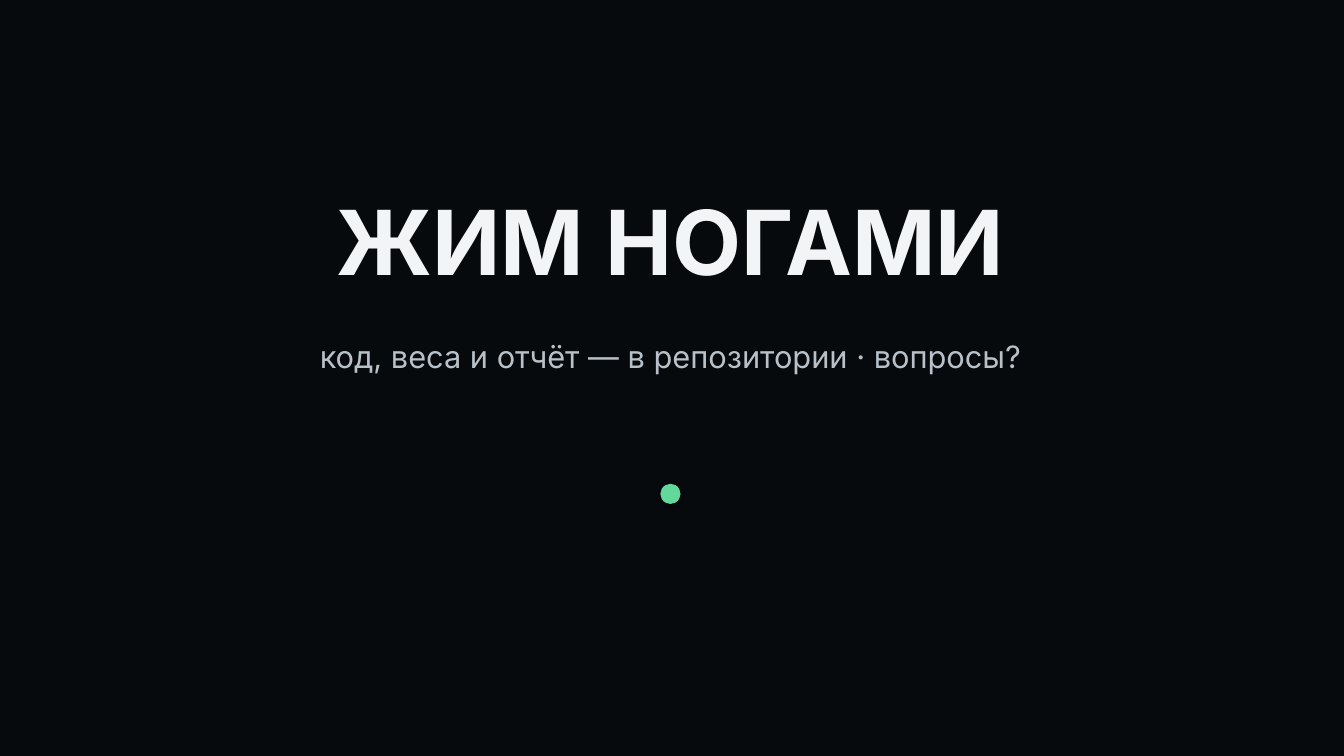
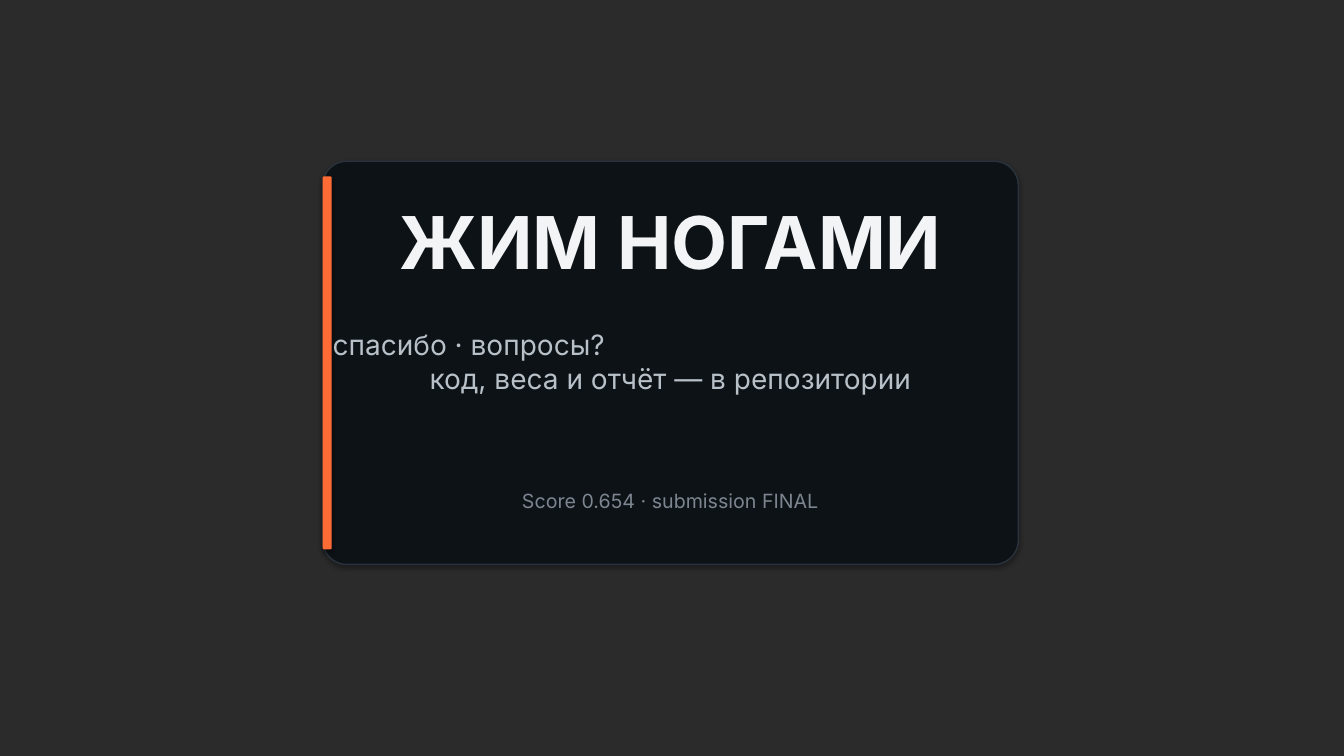
Before and after one commit to izislesar/kosmohack, a slide deck: slide 10 of docs/slides-deck.pptx. Drawn at 1344x756 pixels with LibreOffice and Linux fonts; fonts in the diff are those of the drawing; background and template pictures are left out; a plain dark background stands for a picture behind light text. Boxes give left, top, right and bottom in pixels: in the first picture for what was removed or moved away, otherwise in the second. Text is boxed around its words. In the diff, an @@ line names an element or a change of style, - is before the commit and + after.

```diff
--- a/docs/slides-deck.pptx
+++ b/docs/slides-deck.pptx
@@ background #070A0D to picture (left out) @@
@@ rounded rectangle added at [323, 161, 1018, 565], fill #0D1217, outline #2A333D 1 pt @@
@@ rounded rectangle added at [323, 176, 332, 549], fill #FF6B35 @@
@@ text "ЖИМ НОГАМИ": place and size @@
-text "ЖИМ НОГАМИ" at [337, 209, 1004, 276]
+text "ЖИМ НОГАМИ" at [399, 215, 942, 270]
@@ text "ЖИМ НОГАМИ" at [399, 215, 942, 270]: size 64 to 52 pt @@
@@ text at [333, 334, 911, 395]: text changed; size 22 to 20 pt @@
-код, веса и отчёт — в репозитории · вопросы?
+спасибо · вопросы?
+код, веса и отчёт — в репозитории
@@ text added at [522, 493, 818, 508], 14 pt, text #7D8690 @@
+Score 0.654 · submission FINAL
@@ ellipse removed at [660, 484, 681, 504] @@
```
Also in this commit, not shown: 2 other slides changed, 6 slides added, 6 slides removed, 1 other file.
